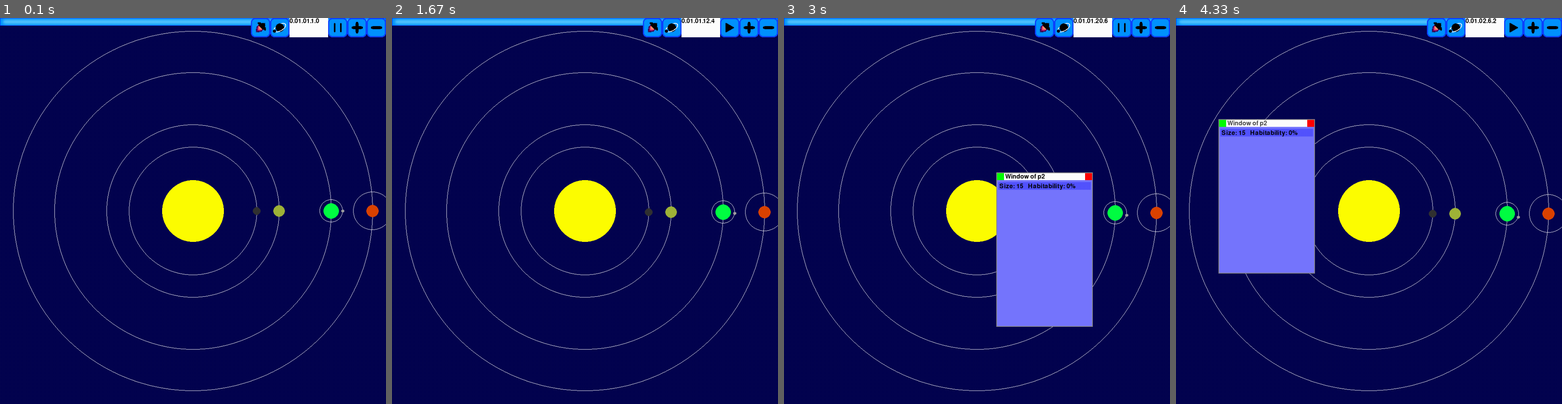
Above: before the commit, frames 1-4 (left to right).
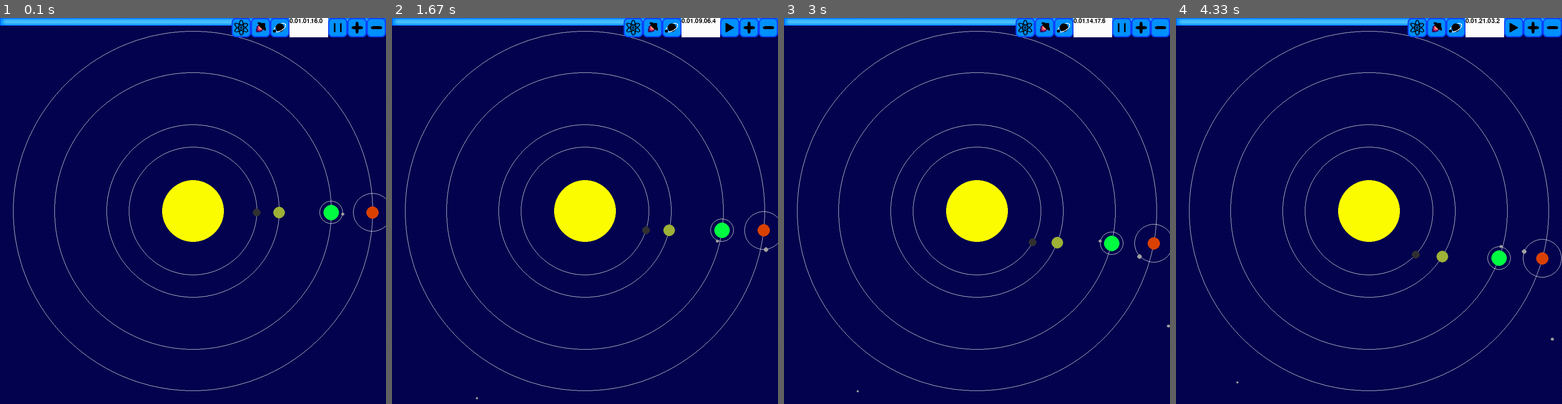
Above: after the commit, the same moments.

Repository: Polariusz/PygameSpace
Game: pygame game, started from Core.py
The game is run twice, just before and just after one commit, with the same random seed, the same clock (stepped at 60 frames per second) and the same inputs.
Inputs (mouse positions are in pixels of both pictures, inside the frame that each line leads up to):
- Up to frame 1 (0.1 s): no input
- Up to frame 2 (1.67 s): press the mouse at (766, 25) at 0.37 s; move the mouse to (685, 141) at 0.47 s; release the mouse at (600, 257) at 0.6 s; press the mouse at (766, 25) at 0.7 s; move the mouse to (727, 48) at 0.8 s; release the mouse at (685, 68) at 0.93 s; press the mouse at (747, 25) at 1.03 s; move the mouse to (662, 133) at 1.13 s; release the mouse at (577, 241) at 1.27 s; press the mouse at (727, 25) at 1.37 s; move the mouse to (635, 122) at 1.47 s; release the mouse at (546, 214) at 1.6 s
- Up to frame 3 (3 s): press the mouse at (1119, 25) at 1.7 s; move the mouse to (1031, 156) at 1.8 s; release the mouse at (942, 292) at 1.93 s; press the mouse at (1139, 25) at 2.03 s; move the mouse to (1123, 72) at 2.13 s; release the mouse at (1112, 114) at 2.27 s; press the mouse at (1158, 25) at 2.37 s; move the mouse to (1046, 126) at 2.47 s; release the mouse at (934, 222) at 2.6 s; click (1058, 211) at 2.72 s
- Up to frame 4 (4.33 s): press the mouse at (1430, 176) at 3.03 s; move the mouse to (1345, 149) at 3.13 s; release the mouse at (1260, 122) at 3.27 s; press the mouse at (1222, 122) at 3.37 s; move the mouse to (1338, 180) at 3.47 s; release the mouse at (1453, 234) at 3.6 s; press the mouse at (1531, 25) at 3.7 s; move the mouse to (1480, 72) at 3.8 s; release the mouse at (1430, 118) at 3.93 s; press the mouse at (1511, 25) at 4.03 s; move the mouse to (1380, 95) at 4.13 s; release the mouse at (1245, 160) at 4.27 s

The runs differ from the first frame. In frame 1, 0.5% of the frame differs, in the area x 60-100%, y 0-56%; in frame 2, 1.1%; in frame 3, 11%; in frame 4, 11%, in the area x 11-100%, y 0-95%.

Commit message:
Added the possibility of stored resource updates every month

Diff:
--- a/Asteroid.py
+++ b/Asteroid.py
@@ -1,9 +1,7 @@
 import math
 import pygame
 from math import sqrt
-
-from ResourceList import BigRockResources
-
+from ResourceList import RockFiniteResources
 
 class Asteroid:
     G = (6.674 * 10 ** (-11))
@@ -24,13 +22,18 @@
         self.colonised = colonised
 
         self.starting_pos = [0, 0, False]
-        self.resources = None
         self.previous_pos = [None, None]
         self.scalar = 0
         self.star = None
         self.selected = False
         self.angle = set_angle
         self.completed_orbital_cycle = False
+
+        self.stored_resources = [[0, 0, 0, 0, 0], [0, 0, 0, 0, 0, 0, 0], [0, 0, 0], [0, 0, 0], [0, 0, 0, 0, 0, 0],
+                                 [0, 0, 0]]
+        self.produced_resources = [[0, 0, 0, 0, 0], [0, 0, 0, 0, 0, 0, 0], [0, 0, 0], [0, 0, 0], [0, 0, 0, 0, 0, 0],
+                                   [0, 0, 0]]
+        self.finite_resources = None
 
     def main_star(self, star):
         self.star = star
@@ -50,9 +53,8 @@
         if paused is False:
             self.angle += 2
         if self.angle > 1000:
-            if 0.99999 < math.cos(.1 * self.scalar * self.angle) < 1.00001:
+            if 0.999999 < math.cos(.1 * self.scalar * self.angle) < 1.000001:
                 self.angle = 0
-                print("{} has successfully orbited the sun!".format(self.name))
 
     def gravity_to_star(self):
         self.scalar = sqrt(self.G * self.star.mass) / sqrt(((self.pos[0] - self.star.pos[0] - self.x_deviation) ** 2 +
@@ -92,8 +94,26 @@
         temp_rect = (temp_pos, temp_radius)
         pygame.draw.ellipse(s, '#ffffff', temp_rect, width=1)
 
-    def create_resources(self, energy, minerals, metals, retail_goods, food, water, fossil_fuels, rare_elements,
-                         chemicals, bio_resources, science, population, labour):
-        self.resources = BigRockResources(
-                    self.radius, energy, minerals, metals, retail_goods, food, water, fossil_fuels, rare_elements,
-                    chemicals, bio_resources, science, population, labour)
+    def set_finite_resources(self, raw_metal, uranium, limestone, granite, liquid_fossil, solid_fossil, water):
+        self.finite_resources = RockFiniteResources(raw_metal=raw_metal, uranium=uranium, limestone=limestone,
+                                                    granite=granite, liquid_fossil=liquid_fossil,
+                                                    solid_fossil=solid_fossil, water=water)
+
+    def update_stored_resources(self):
+        for zero in range(len(self.stored_resources[0])):
+            self.stored_resources[0][zero] = self.stored_resources[0][zero] + self.produced_resources[0][zero]
+
+        for one in range(len(self.stored_resources[1])):
+            self.stored_resources[1][one] = self.stored_resources[1][one] + self.produced_resources[1][one]
+
+        for two in range(len(self.stored_resources[2])):
+            self.stored_resources[2][two] = self.stored_resources[2][two] + self.produced_resources[2][two]
+
+        for three in range(len(self.stored_resources[3])):
+            self.stored_resources[3][three] = self.stored_resources[3][three] + self.produced_resources[3][three]
+
+        for four in range(len(self.stored_resources[4])):
+            self.stored_resources[4][four] = self.stored_resources[4][four] + self.produced_resources[4][four]
+
+        for five in range(len(self.stored_resources[5])):
+            self.stored_resources[5][five] = self.stored_resources[5][five] + self.produced_resources[5][five]
--- a/Core.py
+++ b/Core.py
@@ -11,7 +11,6 @@
 from ArrayList import MoonList
 from ArrayList import AsteroidList
 from ArrayList import WindowList
-from ResourceList import PlayerResources
 from ArrayList import ButtonList
 
 # classes
@@ -95,6 +94,10 @@
         temp_distance = sqrt((mouse_pos[0] - moons.array[j].true_pos[0]) ** 2 +
                              (mouse_pos[1] - moons.array[j].true_pos[1]) ** 2)
         temp_distances.append(temp_distance)
+    for k in range(len(asteroids.array)):
+        temp_distance = sqrt((mouse_pos[0] - asteroids.array[k].true_pos[0]) ** 2 +
+                             (mouse_pos[1] - asteroids.array[k].true_pos[1]) ** 2)
+        temp_distances.append(temp_distance)
     distances = temp_distances
 
 
@@ -107,6 +110,8 @@
         planets.array[delete].unselect_it()
     for delete_moon_select in range(len(moons.array)):
         moons.array[delete_moon_select].unselect_it()
+    for delete_asteroid_select in range(len(asteroids.array)):
+        asteroids.array[delete_asteroid_select].unselect_it()
 
     for range_planet_index in range(len(planets.array)):
         if planets.array[range_planet_index].radius > distances[range_planet_index]:
@@ -135,7 +140,19 @@
                     else:
                         flag_to_make_a_window = False
             if flag_to_make_a_window:
-                print(flag_range_planet_index)
+                create_window(flag_range_planet_index)
+
+    for range_asteroid_index in range(len(asteroids.array)):
+        if moons.array[range_asteroid_index].radius > distances[range_asteroid_index + len(planets.array) + len(moons.array)]:
+            if range(len(windows.array)) == range(0, 0):
+                flag_range_planet_index = range_asteroid_index + len(planets.array) + len(moons.array)
+            else:
+                for check_windows in range(len(windows.array)):
+                    if asteroids.array[range_asteroid_index].name != windows.array[check_windows].name:
+                        flag_range_planet_index = range_asteroid_index + len(planets.array) + len(moons.array)
+                    else:
+                        flag_to_make_a_window = False
+            if flag_to_make_a_window:
                 create_window(flag_range_planet_index)
 
     if flag_to_make_a_window:   # move the window a bit (50 pixels) to the right and down
@@ -147,18 +164,24 @@
             move_window[1] = 0
 
 
-def create_window(range_and_planets):
-    if range_and_planets < len(planets.array):
-        planets.array[range_and_planets].select_it()
+def create_window(range_and_rocks):
+    if range_and_rocks < len(planets.array):
+        planets.array[range_and_rocks].select_it()
         windows.create_and_insert_window((200 + move_window[0], 50 + move_window[1]), (250, 400),
-                                         planets.array[range_and_planets],
-                                         (planets.array[range_and_planets].get_name()))
-    else:
-        moon_index = range_and_planets - len(planets.array)
+                                         planets.array[range_and_rocks],
+                                         (planets.array[range_and_rocks].get_name()))
+    elif len(planets.array) <= range_and_rocks < len(planets.array) + len(moons.array):
+        moon_index = range_and_rocks - len(planets.array)
         moons.array[moon_index].select_it()
         windows.create_and_insert_window((200 + move_window[0], 50 + move_window[1]), (250, 400),
                                          moons.array[moon_index],
                                          (moons.array[moon_index].get_name()))
+    else:
+        asteroid_index = range_and_rocks - len(planets.array) - len(moons.array)
+        asteroids.array[asteroid_index].select_it()
+        windows.create_and_insert_window((200 + move_window[0], 50 + move_window[1]), (250, 400),
+                                         asteroids.array[asteroid_index],
+                                         asteroids.array[asteroid_index].get_name())
 
 
 def move_clicked_window_index_forward(clicked_window_index):
@@ -172,6 +195,7 @@
     global date
     global date_string
     global date_five_hours
+    hour = None
     month = None
     day = None
     date[3] = time
@@ -183,9 +207,14 @@
     if date[2] == 31:
         date[2] = 1
         date[1] += 1
+        month_passed()
     if date[1] == 13:
         date[1] = 1
         date[0] += 1
+    if date[3]/5 < 10:
+        hour = "0{}".format(date[3]/5)
+    else:
+        hour = "{}".format(date[3]/5)
     if date[1] < 10:
         month = "0{}".format(date[1])
     else:
@@ -195,7 +224,16 @@
     else:
         day = "{}".format(date[2])
 
-    date_string = "{}.{}.{}.{}".format(date[0], month, day, date[3]/5)
+    date_string = "{}.{}.{}.{}".format(date[0], month, day, hour)
+
+
+def month_passed():
+    for amount_of_planets in range(len(planets.array)):
+        planets.array[amount_of_planets].update_stored_resources()
+    for amount_of_moons in range(len(moons.array)):
+        moons.array[amount_of_moons].update_stored_resources()
+    for amount_of_asteroids in range(len(asteroids.array)):
+        asteroids.array[amount_of_asteroids].update_stored_resources()
 
 # --- main methode ---
 
@@ -514,11 +552,13 @@
 ships_image_clicked = pygame.image.load('Ships_Clicked_Button.png')
 planets_image = pygame.image.load('Planets_Button.png')
 planets_image_clicked = pygame.image.load('Planets_Clicked_Button.png')
+science_image = pygame.image.load('Science_Button.png')
+science_image_clicked = pygame.image.load('Science_Clicked_Button.png')
 UI_top = pygame.image.load('Blue.png')                                  # always shown on the top
 
 # --- Buttons ---
 
-# button_science = Button[(700, 50), (50, 50), None, None, 'ships', [None, None], [None, None]]
+button_science = Button((600, 0), (50, 50), None, None, 'ships', [science_image, None], [science_image_clicked, None])
 
 button_ships = Button((650, 0), (50, 50), None, None, 'ships', [ships_image, None], [ships_image_clicked, None])
 
@@ -540,6 +580,7 @@
 buttons.add_button(button_pause)
 buttons.add_button(button_plus)
 buttons.add_button(button_minus)
+buttons.add_button(button_science)
 
 # --- UI things ---
 
@@ -565,11 +606,11 @@
 move_time_forward = 100000      # Moves the timer forward to make the planets start in a different position than on the right side
 time_forward = False            # If true, then move_time_forward is accepted
 accelerate_time = 16            # The greater the number, the faster the game progresses
-accelerate_time_bool = False     # If true, then the game uses accelerate_time to... accelerate the game
+accelerate_time_bool = True    # If true, then the game uses accelerate_time to... accelerate the game
 date_five_hours = 0             # The current displayed time measured in five hours per tick
 move_window_once = False        # Used to move clicked window in windows.array to the front only once
 background_colour = '#050550'   # Used as a background colour for the game
-date = [0, 1, 1, 0]             # it will be used to measure how long certain things happen. YYMMDDHH
+date = [0, 1, 1, 0]             # it will be used to measure how long certain things happen. YY.MM.DD.HH
 date_string = None              # it displays date. Pog
 distances = []                  # saves all distances from mouse to planets//moons
 move_window = [0, 0]            # used to create newer windows a little to the side
@@ -580,8 +621,6 @@
 
 # --- Player Resources ---
 
-player_resources = PlayerResources(energy=0, minerals=0, metals=0, retail_goods=0, food=0, water=0, fossil_fuels=0,
-                                   rare_elements=0, chemicals=0, bio_resources=0, science=0, population=0, labour=0)
 
 # Game Initialisation
 
--- a/Moon.py
+++ b/Moon.py
@@ -1,6 +1,7 @@
 import math
 import pygame
 from math import sqrt
+from ResourceList import RockFiniteResources
 
 
 class Moon:
@@ -24,6 +25,12 @@
         self.angle = 0
         self.x = 0
         self.y = 0
+
+        self.stored_resources = [[0, 0, 0, 0, 0], [0, 0, 0, 0, 0, 0, 0], [0, 0, 0], [0, 0, 0], [0, 0, 0, 0, 0, 0],
+                                 [0, 0, 0]]
+        self.produced_resources = [[0, 0, 0, 0, 0], [0, 0, 0, 0, 0, 0, 0], [0, 0, 0], [0, 0, 0], [0, 0, 0, 0, 0, 0],
+                                   [0, 0, 0]]
+        self.finite_resources = None
 
     def main_planet(self, planet):
         self.planet = planet
@@ -83,3 +90,27 @@
 
     def get_name(self):
         return self.name
+
+    def set_finite_resources(self, raw_metal, uranium, limestone, granite, liquid_fossil, solid_fossil, water):
+        self.finite_resources = RockFiniteResources(raw_metal=raw_metal, uranium=uranium, limestone=limestone,
+                                                    granite=granite, liquid_fossil=liquid_fossil,
+                                                    solid_fossil=solid_fossil, water=water)
+
+    def update_stored_resources(self):
+        for zero in range(len(self.stored_resources[0])):
+            self.stored_resources[0][zero] = self.stored_resources[0][zero] + self.produced_resources[0][zero]
+
+        for one in range(len(self.stored_resources[1])):
+            self.stored_resources[1][one] = self.stored_resources[1][one] + self.produced_resources[1][one]
+
+        for two in range(len(self.stored_resources[2])):
+            self.stored_resources[2][two] = self.stored_resources[2][two] + self.produced_resources[2][two]
+
+        for three in range(len(self.stored_resources[3])):
+            self.stored_resources[3][three] = self.stored_resources[3][three] + self.produced_resources[3][three]
+
+        for four in range(len(self.stored_resources[4])):
+            self.stored_resources[4][four] = self.stored_resources[4][four] + self.produced_resources[4][four]
+
+        for five in range(len(self.stored_resources[5])):
+            self.stored_resources[5][five] = self.stored_resources[5][five] + self.produced_resources[5][five]
--- a/Planet.py
+++ b/Planet.py
@@ -1,8 +1,7 @@
 import math
 import pygame
 from math import sqrt
-
-from ResourceList import BigRockResources
+from ResourceList import RockFiniteResources
 
 
 class Planet:
@@ -23,13 +22,18 @@
         self.colonised = colonised
 
         self.starting_pos = [0, 0, False]
-        self.resources = None
         self.previous_pos = [None, None]
         self.scalar = 0
         self.star = None
         self.selected = False
         self.angle = 0
         self.completed_orbital_cycle = False
+
+        self.stored_resources = [[0, 0, 0, 0, 0], [0, 0, 0, 0, 0, 0, 0], [0, 0, 0], [0, 0, 0], [0, 0, 0, 0, 0, 0],
+                                 [0, 0, 0]]
+        self.produced_resources = [[0, 0, 0, 0, 0], [0, 0, 0, 0, 0, 0, 0], [0, 0, 0], [0, 0, 0], [0, 0, 0, 0, 0, 0],
+                                   [0, 0, 0]]
+        self.finite_resources = None
 
     def main_star(self, star):
         self.star = star
@@ -90,8 +94,26 @@
         temp_rect = (temp_pos, temp_radius)
         pygame.draw.ellipse(s, '#ffffff', temp_rect, width=1)
 
-    def create_resources(self, energy, minerals, metals, retail_goods, food, water, fossil_fuels, rare_elements,
-                         chemicals, bio_resources, science, population, labour):
-        self.resources = BigRockResources(
-                    self.radius, energy, minerals, metals, retail_goods, food, water, fossil_fuels, rare_elements,
-                    chemicals, bio_resources, science, population, labour)
+    def set_finite_resources(self, raw_metal, uranium, limestone, granite, liquid_fossil, solid_fossil, water):
+        self.finite_resources = RockFiniteResources(raw_metal=raw_metal, uranium=uranium, limestone=limestone,
+                                                    granite=granite, liquid_fossil=liquid_fossil,
+                                                    solid_fossil=solid_fossil, water=water)
+
+    def update_stored_resources(self):
+        for zero in range(len(self.stored_resources[0])):
+            self.stored_resources[0][zero] = self.stored_resources[0][zero] + self.produced_resources[0][zero]
+
+        for one in range(len(self.stored_resources[1])):
+            self.stored_resources[1][one] = self.stored_resources[1][one] + self.produced_resources[1][one]
+
+        for two in range(len(self.stored_resources[2])):
+            self.stored_resources[2][two] = self.stored_resources[2][two] + self.produced_resources[2][two]
+
+        for three in range(len(self.stored_resources[3])):
+            self.stored_resources[3][three] = self.stored_resources[3][three] + self.produced_resources[3][three]
+
+        for four in range(len(self.stored_resources[4])):
+            self.stored_resources[4][four] = self.stored_resources[4][four] + self.produced_resources[4][four]
+
+        for five in range(len(self.stored_resources[5])):
+            self.stored_resources[5][five] = self.stored_resources[5][five] + self.produced_resources[5][five]
--- a/ResourceList.py
+++ b/ResourceList.py
@@ -1,113 +1,25 @@
-class PlayerResources:
-    def __init__(self, energy, minerals, metals, retail_goods, food, water, fossil_fuels, rare_elements, chemicals,
-                 bio_resources, science, population, labour):
-        self.energy = energy
-        self.minerals = minerals
-        self.metals = metals
-        self.retail_goods = retail_goods
-        self.food = food
-        self.water = water
-        self.fossil_fuels = fossil_fuels
-        self.rare_elements = rare_elements
-        self.chemicals = chemicals
-        self.bio_resources = bio_resources
-        self.science = science
-        self.population = population
-        self.labour = labour
-
-    def update_energy(self, e):
-        self.energy = e
-
-    def update_minerals(self, m):
-        self.minerals = m
-
-    def update_metals(self, m):
-        self.metals = m
-
-    def update_retail_goods(self, r):
-        self.retail_goods = r
-
-    def update_food(self, f):
-        self.food = f
-
-    def update_water(self, w):
-        self.water = w
-
-    def update_fossil_fuels(self, f):
-        self.fossil_fuels = f
-
-    def update_rare_elements(self, re):
-        self.rare_elements = re
-
-    def update_chemicals(self, c):
-        self.chemicals = c
-
-    def update_bio_resources(self, br):
-        self.bio_resources = br
-
-    def update_science(self, s):
-        self.science = s
-
-    def update_population(self, p):
-        self.population = p
-
-    def update_labour(self, proletariat):
-        self.labour = proletariat
+class Resources:
+    def __init__(self, energy, common_alloy, rare_alloy, concrete, electronic,
+                 raw_metal, uranium, limestone, granite, wood, plastic, science_box,
+                 liquid_fossil, solid_fossil, hydrogen,
+                 food, water, consumer_good,
+                 common_alloy_trash, rare_alloy_trash, electronic_trash, wood_trash, plastic_trash, uranium_trash,
+                 population, labour, science):
+        self.resources = [[energy, common_alloy, rare_alloy, concrete, electronic],
+                          [raw_metal, uranium, limestone, granite, wood, plastic, science_box],
+                          [liquid_fossil, solid_fossil, hydrogen],
+                          [food, water, consumer_good],
+                          [common_alloy_trash, rare_alloy_trash, electronic_trash, wood_trash, plastic_trash,
+                           uranium_trash],
+                          [population, labour, science]]
 
 
-class BigRockResources:
-    def __init__(self, space, energy, minerals, metals, retail_goods, food, water, fossil_fuels, rare_elements,
-                 chemicals, bio_resources, science, population, labour):
-        self.space = space
-        self.energy = energy
-        self.minerals = minerals
-        self.metals = metals
-        self.retail_goods = retail_goods
-        self.food = food
+class RockFiniteResources:
+    def __init__(self, raw_metal, uranium, limestone, granite, liquid_fossil, solid_fossil, water):
+        self.raw_metal = raw_metal
+        self.uranium = uranium
+        self.limestone = limestone
+        self.granite = granite
+        self.liquid_fossil = liquid_fossil
+        self.solid_fossil = solid_fossil
         self.water = water
-        self.fossil_fuels = fossil_fuels
-        self.rare_elements = rare_elements
-        self.chemicals = chemicals
-        self.bio_resources = bio_resources
-        self.science = science
-        self.population = population
-        self.labour = labour
-
-    def update_energy(self, e):
-        self.energy = e
-
-    def update_minerals(self, m):
-        self.minerals = m
-
-    def update_metals(self, m):
-        self.metals = m
-
-    def update_retail_goods(self, r):
-        self.retail_goods = r
-
-    def update_food(self, f):
-        self.food = f
-
-    def update_water(self, w):
-        self.water = w
-
-    def update_fossil_fuels(self, f):
-        self.fossil_fuels = f
-
-    def update_rare_elements(self, re):
-        self.rare_elements = re
-
-    def update_chemicals(self, c):
-        self.chemicals = c
-
-    def update_bio_resources(self, br):
-        self.bio_resources = br
-
-    def update_science(self, s):
-        self.science = s
-
-    def update_population(self, p):
-        self.population = p
-
-    def update_labour(self, proletariat):
-        self.labour = proletariat
